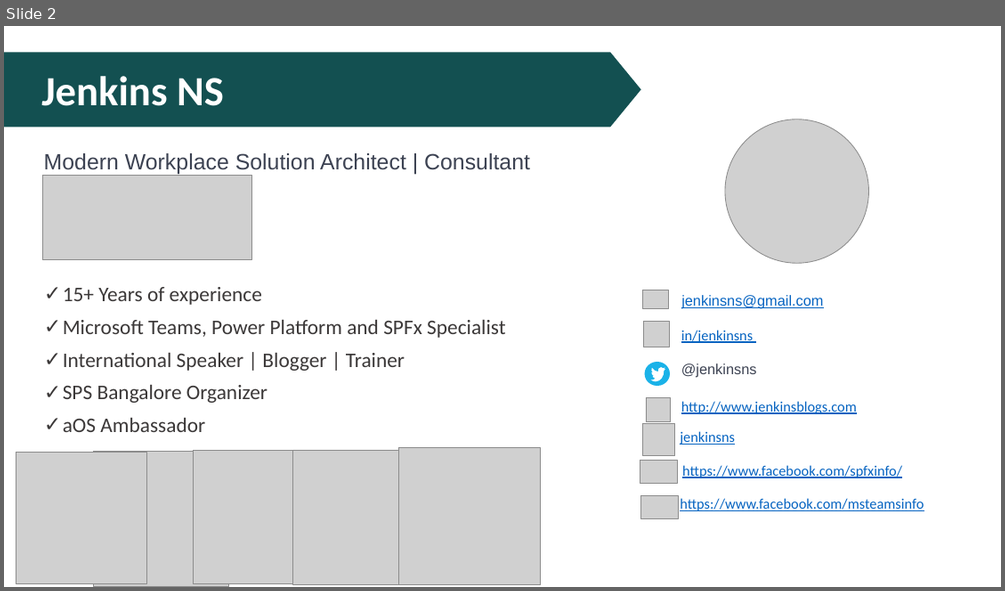
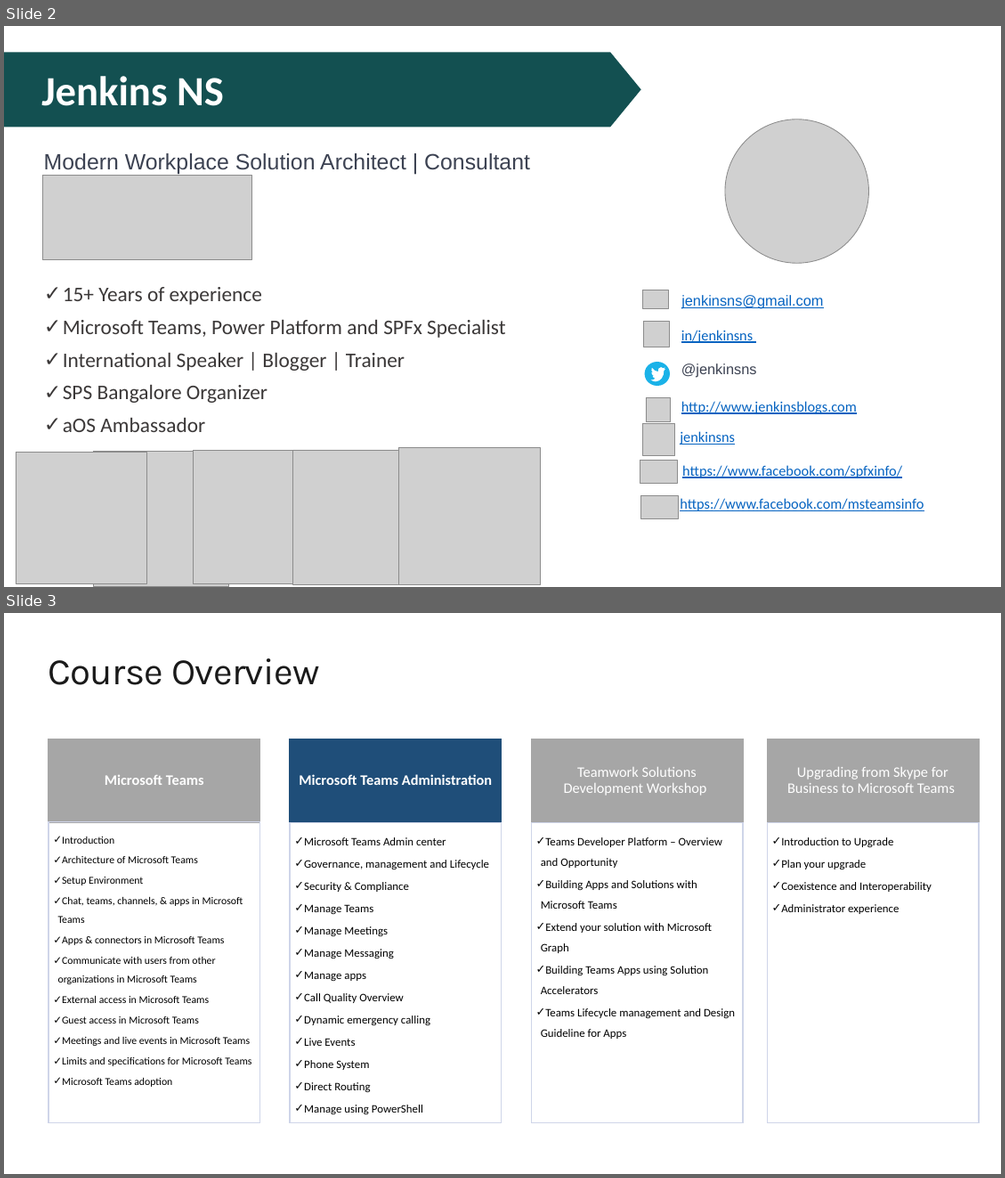
Before and after one commit to JPOWER4/MicrosoftTeams, a slide deck: MicrosoftTeams-Admin.pptx. Shown one above the other, each under a label of ours: slide 2 before the commit, slides 2 and 3 after it. The pictures are 1005x591 and 1005x1178 pixels, drawn with LibreOffice and Linux fonts; fonts in the diff are those of the drawing; grey boxes stand for pictures. Boxes give left, top, right and bottom in pixels: in the first picture for what was removed or moved away, otherwise in the second. Text is boxed around its words. In the diff, an @@ line names an element or a change of style, - is before the commit and + after.

```diff
--- a/MicrosoftTeams-Admin.pptx
+++ b/MicrosoftTeams-Admin.pptx
@@ slide 3 added at box(4, 613, 1001, 1174), background #FFFFFF @@
@@ title added at box(48, 658, 319, 685), 36 pt, text #1A1A1A @@
+Course Overview
@@ freeform shape added at box(48, 739, 259, 822), fill #A6A6A6, outline #A6A6A6 1 pt, 14 pt, text #FFFFFF, bold @@
+Microsoft Teams
@@ freeform shape added at box(290, 739, 502, 822), fill #1F4E79, outline #1F4E79 1 pt, 14 pt, text #FFFFFF, bold @@
+Microsoft Teams Administration
@@ freeform shape added at box(531, 739, 743, 822), fill #A6A6A6, outline #A6A6A6 1 pt, 14 pt, text #FFFFFF @@
+Teamwork Solutions Development Workshop
@@ freeform shape added at box(767, 739, 979, 822), fill #A6A6A6, outline #A6A6A6 1 pt, 14 pt, text #FFFFFF @@
+Upgrading from Skype for Business to Microsoft Teams
@@ freeform shape added at box(48, 822, 259, 1123), outline #CFD5EA 1 pt, 10.1 pt, text #000000 @@
+  ✓ Introduction
+  ✓ Architecture of Microsoft Teams
+  ✓ Setup Environment
+  ✓ Chat, teams, channels, & apps in Microsoft Teams
+  ✓ Apps & connectors in Microsoft Teams
+  ✓ Communicate with users from other organizations in Microsoft Teams
+  ✓ External access in Microsoft Teams
+  ✓ Guest access in Microsoft Teams
+  ✓ Meetings and live events in Microsoft Teams
+  ✓ Limits and specifications for Microsoft Teams
+  ✓ Microsoft Teams adoption
@@ freeform shape added at box(290, 822, 502, 1123), outline #CFD5EA 1 pt, 11 pt, text #000000 @@
+  ✓ Microsoft Teams Admin center
+  ✓ Governance, management and Lifecycle
+  ✓ Security & Compliance
+  ✓ Manage Teams
+  ✓ Manage Meetings
+  ✓ Manage Messaging
+  ✓ Manage apps
+  ✓ Call Quality Overview
+  ✓ Dynamic emergency calling
+  ✓ Live Events
+  ✓ Phone System
+  ✓ Direct Routing
+  ✓ Manage using PowerShell
@@ freeform shape added at box(531, 822, 743, 1123), outline #CFD5EA 1 pt, 11 pt, text #000000 @@
+  ✓ Teams Developer Platform – Overview and Opportunity
+  ✓ Building Apps and Solutions with Microsoft Teams
+  ✓ Extend your solution with Microsoft Graph
+  ✓ Building Teams Apps using Solution Accelerators
+  ✓ Teams Lifecycle management and Design Guideline for Apps
@@ freeform shape added at box(767, 822, 979, 1123), outline #CFD5EA 1 pt, 11 pt, text #000000 @@
+  ✓ Introduction to Upgrade
+  ✓ Plan your upgrade
+  ✓ Coexistence and Interoperability
+  ✓ Administrator experience
```
Also in this commit, not shown: 1 slide changed, 1 other slide added, 4 slides removed, 3 other files.
